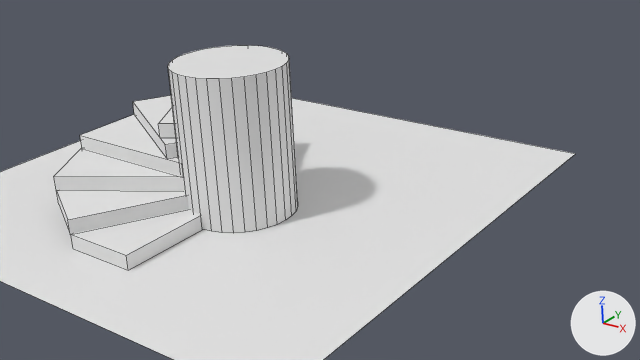
The Blender file section 1.blend: old version first, new version second.
Rendered twice from the file's camera 'Camera'. The lights are fixed; the arrows at lower right show +X, +Y and +Z. Mesh edges are drawn as thin lines.

Objects in the first picture: 'Cylinder', 'Plane', 'Stair', 'Stair.001', 'Stair.002', 'Stair.003', 'Stair.004'.
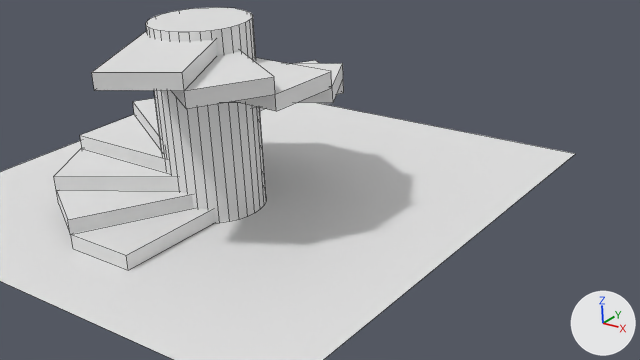
Commit message: Section 1 - Duplication

Location of each change, [x1, y1, x2, y2] in pixels of the pictures (640 x 360 px):
'Cylinder', moved, rescaled (8% narrower, 15% taller)
    before: [168, 45, 298, 233]
    after: [146, 7, 266, 223]
'Stair.011', added
    after: [92, 31, 217, 91]
'Stair.010', added
    after: [172, 50, 275, 109]
'Stair.009', added
    after: [232, 58, 332, 111]
'Stair.008', added
    after: [225, 63, 343, 103]
'Stair.007', added
    after: [253, 60, 344, 108]

The change in detail:
Object 'Cylinder' (ob_cylinder) moves from (0.0, 0.0, 1.005) to (-0.414, -0.022, 1.241).
Object 'Cylinder' (ob_cylinder) is rescaled from (0.75, 0.75, 1.0) to (0.66, 0.66, 1.25).
Object 'Stair.011' (ob_stair_011) is new; it shows a copy of the mesh of ob_stair_005.
Its location is (-0.114, -0.906, 2.283).
Its rotation in degrees is (0, 0, -332).
Its scale is (0.5, 1.0, 0.1).
Object 'Stair.010' (ob_stair_010) is new; it shows a copy of the mesh of ob_stair_005.
Its location is (0.209, -0.602, 2.082).
Its rotation in degrees is (0, 0, -302).
Its scale is (0.5, 1.0, 0.1).
Object 'Stair.009' (ob_stair_009) is new; it shows a copy of the mesh of ob_stair_005.
Its location is (0.336, -0.169, 1.885).
Its rotation in degrees is (0, 0, -272).
Its scale is (0.5, 1.0, 0.1).
Object 'Stair.008' (ob_stair_008) is new; it shows a copy of the mesh of ob_stair_005.
Its location is (0.239, 0.265, 1.694).
Its rotation in degrees is (0, 0, -242).
Its scale is (0.5, 1.0, 0.1).
Object 'Stair.007' (ob_stair_007) is new; it shows a copy of the mesh of ob_stair_005.
Its location is (-0.067, 0.587, 1.493).
Its rotation in degrees is (0, 0, -211).
Its scale is (0.5, 1.0, 0.1).
